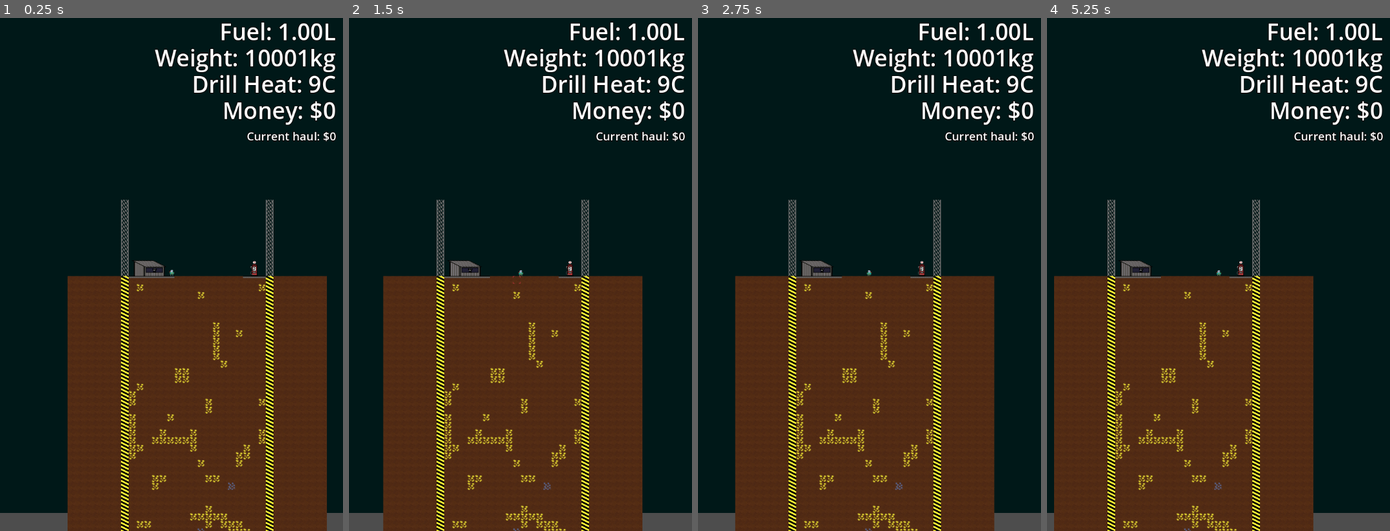
Above: before the commit, frames 1-4 (left to right).
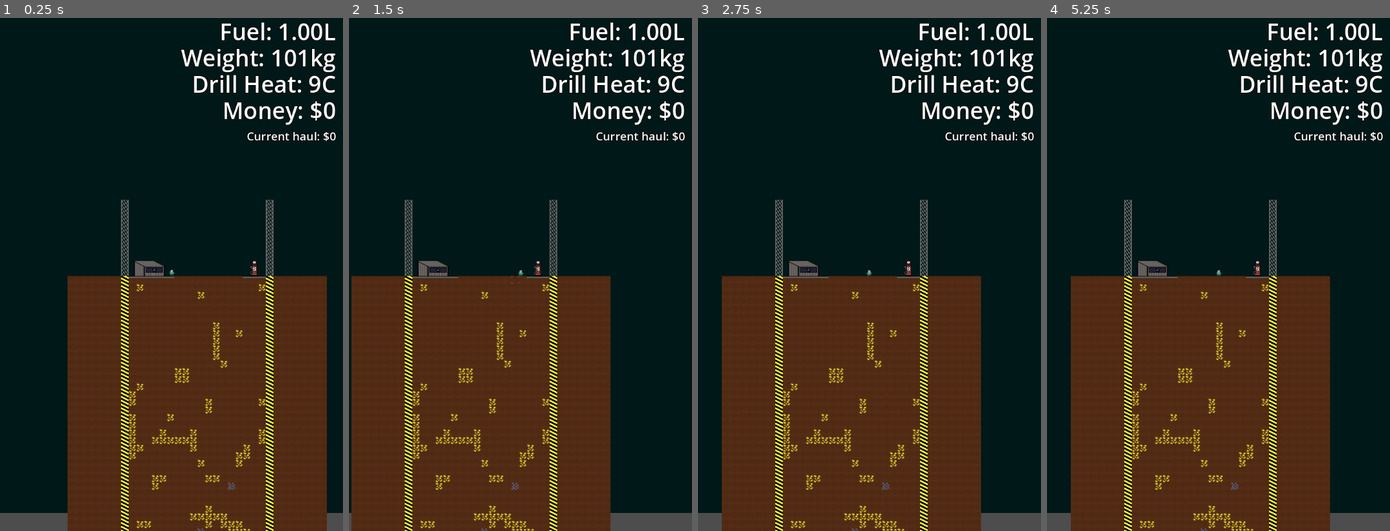
Above: after the commit, the same moments.

Repository: brikr/ludum-dare-57
Game: Godot game, scene res://scenes/main/main.tscn
Two runs of this game, one before a commit and one after it. Both use one fixed random seed, a clock stepped at 60 frames per second and the inputs below.
Inputs (mouse positions are in pixels of both pictures, inside the frame that each line leads up to):
- Up to frame 1 (0.25 s): no input
- Up to frame 2 (1.5 s): tap Enter at 0.5 s; move the mouse to (595, 248) at 0.52 s; hold D (move_right) from 0.53 s (still down); tap F (interact) at 0.6 s; tap Space (jump) at 0.77 s; move the mouse to (451, 300) at 1.27 s; click (451, 300) at 1.35 s
- Up to frame 3 (2.75 s): tap Space (jump) at 1.52 s; move the mouse to (903, 161) at 2.02 s; release D (move_right) at 2.03 s; hold A (move_left) from 2.03 s (still down); tap F (interact) at 2.1 s
- Up to frame 4 (5.25 s): move the mouse to (1201, 377) at 2.77 s; release A (move_left) at 2.78 s; hold D (move_right) 2.78-4.28 s; click (1201, 377) at 2.85 s; tap Space (jump) at 3.02, 3.77, 4.52 s; move the mouse to (1321, 351) at 3.52 s; tap F (interact) at 3.6, 5.1 s; move the mouse to (1115, 197) at 4.27 s; hold A (move_left) 4.28-5.03 s; click (1115, 197) at 4.35 s; move the mouse to (1235, 274) at 5.02 s; hold D (move_right) from 5.03 s (still down)

The runs differ from the first frame. In frame 1, 0.8% of the frame differs, in the area x 45-95%, y 6-11%; in frame 2, 18%, in the area x 0-95%, y 6-100%; in frame 3, 13%; in frame 4, 14%.

Commit message:
digma balis

Diff:
--- a/scenes/player/player.gd
+++ b/scenes/player/player.gd
@@ -11,7 +11,7 @@
 ## Stats might change from shop items or temporary boosts
 ## Weight
 # how fat u r (in kg)
-var player_weight = 10000.0
+var player_weight = 100.0
 ## Speed and acceleration
 # max horizontal ground speed
 var max_top_speed = 200.0
Binary file added: assets/logo.aseprite
Binary file added: assets/logo.png
Not shown, added: assets/logo.png.import
